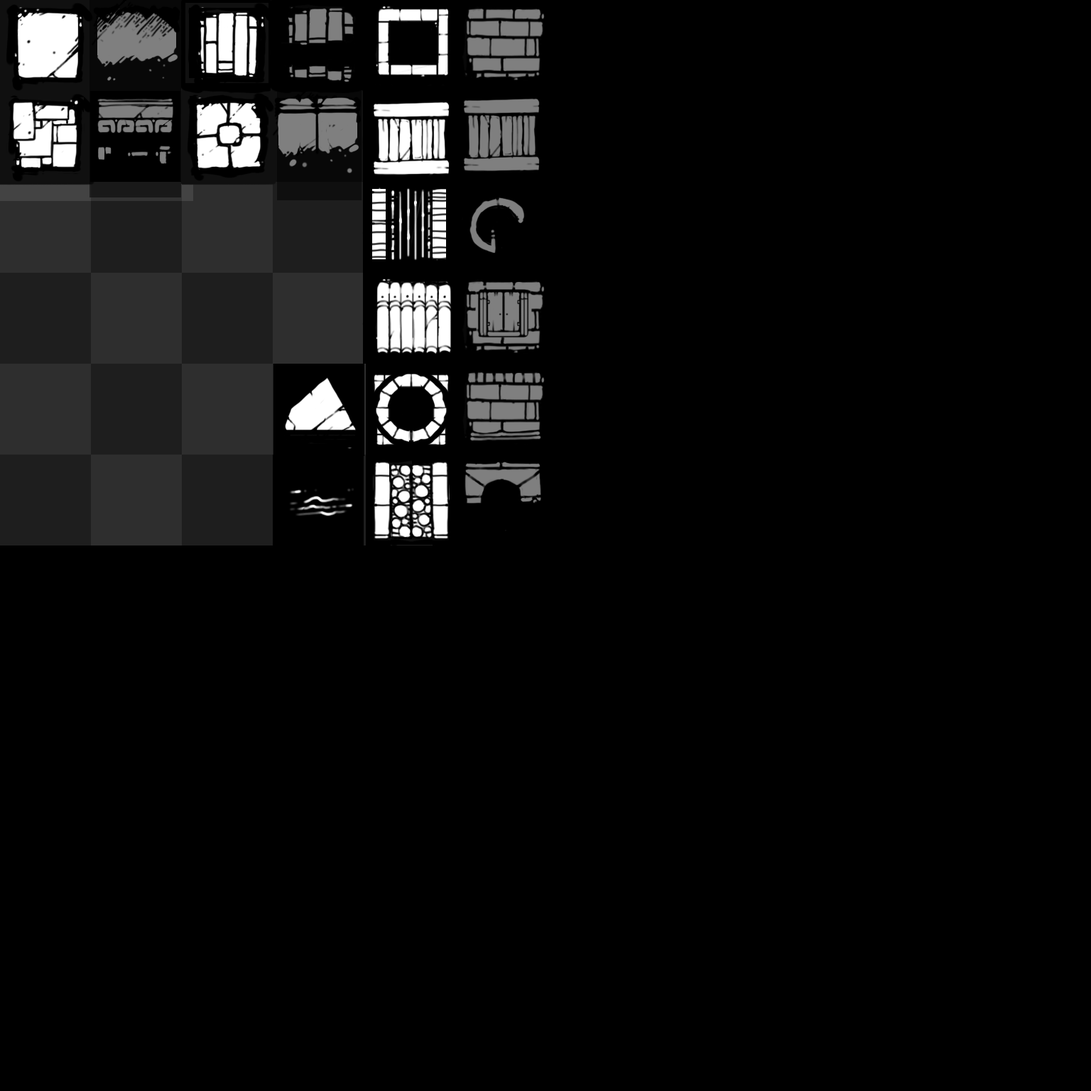
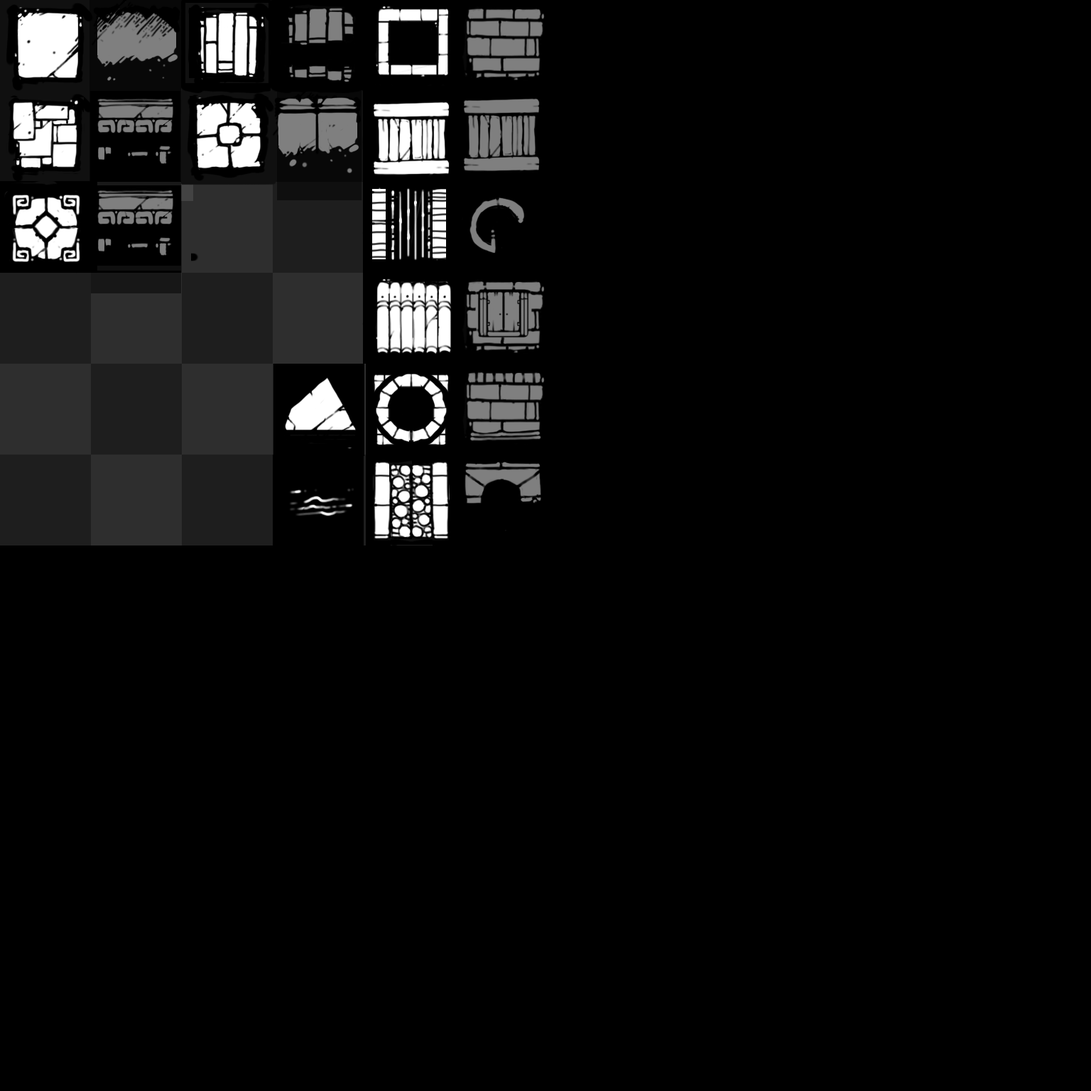
Two versions of the same layered image (w=1091, h=1091). Layer-by-layer changes:
painted on "Shadow" over box(90, 197, 182, 294)
painted on "Layer 20" over box(0, 181, 91, 182)
removed layer "Layer 18" from group "Tile4" over box(0, 181, 91, 182)
added group "Tile5" with 3 layers above "Layer 10" over box(0, 181, 199, 274)
added layer "Layer 39 copy" in group "Tile5" over box(12, 195, 81, 263)
added layer "Layer 39" in group "Tile5" over box(12, 194, 81, 217)
added layer "Layer 38" in group "Tile5" over box(0, 181, 199, 274)
